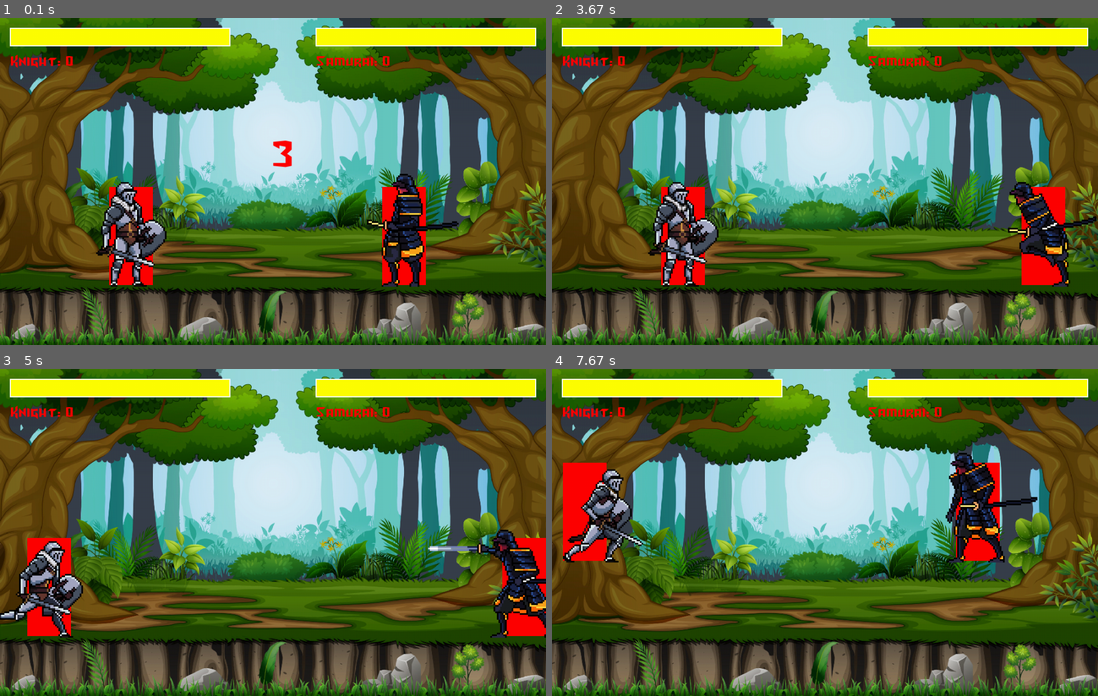
Above: before the commit, frames 1-4 (two rows, left to right).
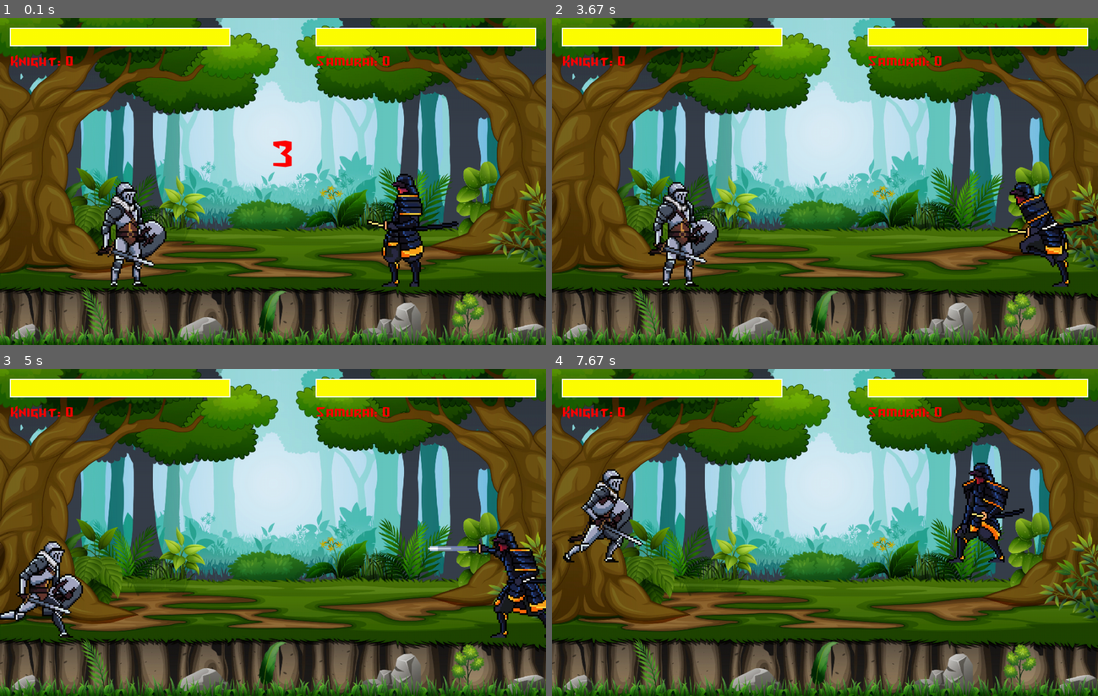
Above: after the commit, the same moments.

Repository: noahwilson-droid/noah-and-makans-game
Game: pygame game, started from main.py
Two runs of this game, one before a commit and one after it. Both use one fixed random seed, a clock stepped at 60 frames per second and the inputs below.
Inputs:
- Up to frame 1 (0.1 s): no input
- Up to frame 2 (3.67 s): hold Right from 3.4 s (still down)
- Up to frame 3 (5 s): release Right at 4.03 s; tap T at 4.07, 4.88 s; tap 1 at 4.4 s; hold Left from 4.73 s (still down); hold A from 4.73 s (still down)
- Up to frame 4 (7.67 s): release Left at 5.2 s; release A at 5.2 s; hold Right 5.23-5.7 s; hold D 5.23-5.7 s; tap 1 at 5.38, 6.72 s; hold Up 5.73-6.03 s; hold W 5.73-6.03 s; hold Right 6.07-6.53 s; hold D 6.07-6.53 s; tap T at 6.22 s; hold Left 6.57-7.1 s; hold A 6.57-7.1 s; hold Left 7.13-7.53 s; hold A 7.13-7.53 s; hold Up from 7.57 s (still down); hold W from 7.57 s (still down)

The runs differ from the first frame. In frame 1, 1.6% of the frame differs, in the area x 20-78%, y 51-82%; in frame 2, 1.8%; in frame 3, 1.8%; in frame 4, 4.0%, in the area x 2-89%, y 25-59%.

Commit message:
I have fixed the speed of the samurai's attacks. We can actually change the speed of any of the animations. I removed the red player box and the green attack box.

Diff:
--- a/brawlers.py
+++ b/brawlers.py
@@ -1,7 +1,7 @@
 import pygame
 
 class Brawlers():
-    def __init__(self, player, x, y, flip, data, sprite_sheet, animation_steps, sound):
+    def __init__(self, player, x, y, flip, data, sprite_sheet, animation_steps, animation_cooldowns, sound):
         self.player = player
         self.size = data[0]
         self.image_scale = data[1]
@@ -10,6 +10,7 @@
         self.animation_list = self.load_images(sprite_sheet, animation_steps)
         self.action = 4 #Checks animation type #0:attack1 #1:attack2 #2:dead #3:hurt #4:idle #5:jump #6:run
         self.frame_index = 0
+        self.animation_cooldowns = animation_cooldowns #AI FIXED: Helps with individual animation cooldowns
         self.image = self.animation_list[self.action][self.frame_index]
         self.update_time = pygame.time.get_ticks()
         self.rect = pygame.Rect((x, y, 80, 180))
@@ -145,7 +146,7 @@
         else:
             self.update_action(4) #4:idle
 
-        animation_cooldown = 150
+        animation_cooldown = self.animation_cooldowns[self.action]
         #updates images
         self.image = self.animation_list[self.action][self.frame_index]
         #Checks if enough time has passed since the last update
@@ -176,15 +177,15 @@
             self.attacking = True
             self.attack_sound.play()
             if self.flip:
-                attacking_rect = pygame.Rect(self.rect.centerx - 2 * self.rect.width, self.rect.y, 2 * self.rect.width, self.rect.height)
+                attacking_rect = pygame.Rect(self.rect.centerx - 2.5 * self.rect.width, self.rect.y, 2.5 * self.rect.width, self.rect.height)
             else:
-                attacking_rect = pygame.Rect(self.rect.centerx, self.rect.y, 2 * self.rect.width, self.rect.height)
+                attacking_rect = pygame.Rect(self.rect.centerx, self.rect.y, 2.5 * self.rect.width, self.rect.height)
             #attacking_rect = pygame.Rect(self.rect.centerx - (2 * self.rect.width * self.flip), self.rect.y, 2 * self.rect.width, self.rect.height)
             if attacking_rect.colliderect(target.rect):
                 target.health -= 10
                 target.hit = True
 
-            pygame.draw.rect(surface, (0, 255, 0), attacking_rect)
+            #pygame.draw.rect(surface, (0, 255, 0), attacking_rect)
 
 
     def update_action(self, new_action):
@@ -198,7 +199,7 @@
 
     def draw(self, surface):
         img = pygame.transform.flip(self.image, self.flip, False)
-        pygame.draw.rect(surface, (255, 0, 0), self.rect)
+        #pygame.draw.rect(surface, (255, 0, 0), self.rect)
 
     # Support per-animation offsets or a single shared offset
         if isinstance(self.offset[0], list):
--- a/main.py
+++ b/main.py
@@ -34,7 +34,7 @@
 KNIGHT_OFFSET = [20, 67]
 KNIGHT_DATA = [KNIGHT_SIZE, KNIGHT_SCALE, KNIGHT_OFFSET]
 SAMURAI_SIZE = 128
-SAMURAI_OFFSETS = [
+SAMURAI_OFFSETS = [ #AI FIXED: SAMURAI ANIMATIONS DO NOT OFFSET
     [40, 67], #attack1
     [45, 67], #attack2
     [50, 67], #dead
@@ -70,6 +70,11 @@
 KNIGHT_ANIMATION_STEPS = [4, 4, 6, 2, 4, 6, 7]
 SAMURAI_ANIMATION_STEPS = [4, 5, 6, 3, 4, 9, 8]
 
+# index order: [attack1, attack2, dead, hurt, idle, jump, run]
+KNIGHT_ANIMATION_COOLDOWNS = [150, 150, 150, 150, 150, 150, 150]
+SAMURAI_ANIMATION_COOLDOWNS = [150, 110, 150, 150, 150, 50, 150]
+#AI FIXED: ALLOWS TWEAKS FOR INDIVIDUAL ANIMATION SPEEDS
+
 #font
 count_font = pygame.font.Font("Assets/font/Turok.ttf", 80)
 score_font = pygame.font.Font("Assets/font/Turok.ttf", 30)
@@ -92,8 +97,8 @@
     pygame.draw.rect(screen, YELLOW, (x, y, 400 * ratio, 30))
 
 #create two instances of fighters
-brawler_1 = Brawlers(1, 200, 310, False, KNIGHT_DATA, knight_sheet, KNIGHT_ANIMATION_STEPS, sword_fx)
-brawler_2 = Brawlers(2, 700, 310, True, SAMURAI_DATA, samurai_sheet, SAMURAI_ANIMATION_STEPS, kanata_fx)
+brawler_1 = Brawlers(1, 200, 310, False, KNIGHT_DATA, knight_sheet, KNIGHT_ANIMATION_STEPS, KNIGHT_ANIMATION_COOLDOWNS, sword_fx)
+brawler_2 = Brawlers(2, 700, 310, True, SAMURAI_DATA, samurai_sheet, SAMURAI_ANIMATION_STEPS, SAMURAI_ANIMATION_COOLDOWNS, kanata_fx)
 
 #game loop
 run = True
@@ -145,8 +150,8 @@
         if pygame.time.get_ticks() - round_over_time > ROUND_OVER_COOLDOWN:
             round_over = False
             intro_count = 3
-            brawler_1 = Brawlers(1, 200, 310, False, KNIGHT_DATA, knight_sheet, KNIGHT_ANIMATION_STEPS, sword_fx)
-            brawler_2 = Brawlers(2, 700, 310, True, SAMURAI_DATA, samurai_sheet, SAMURAI_ANIMATION_STEPS, kanata_fx)
+            brawler_1 = Brawlers(1, 200, 310, False, KNIGHT_DATA, knight_sheet, KNIGHT_ANIMATION_STEPS, KNIGHT_ANIMATION_COOLDOWNS, sword_fx)
+            brawler_2 = Brawlers(2, 700, 310, True, SAMURAI_DATA, samurai_sheet, SAMURAI_ANIMATION_STEPS, KNIGHT_ANIMATION_COOLDOWNS, kanata_fx)
 
     #event handler
     for event in pygame.event.get():
